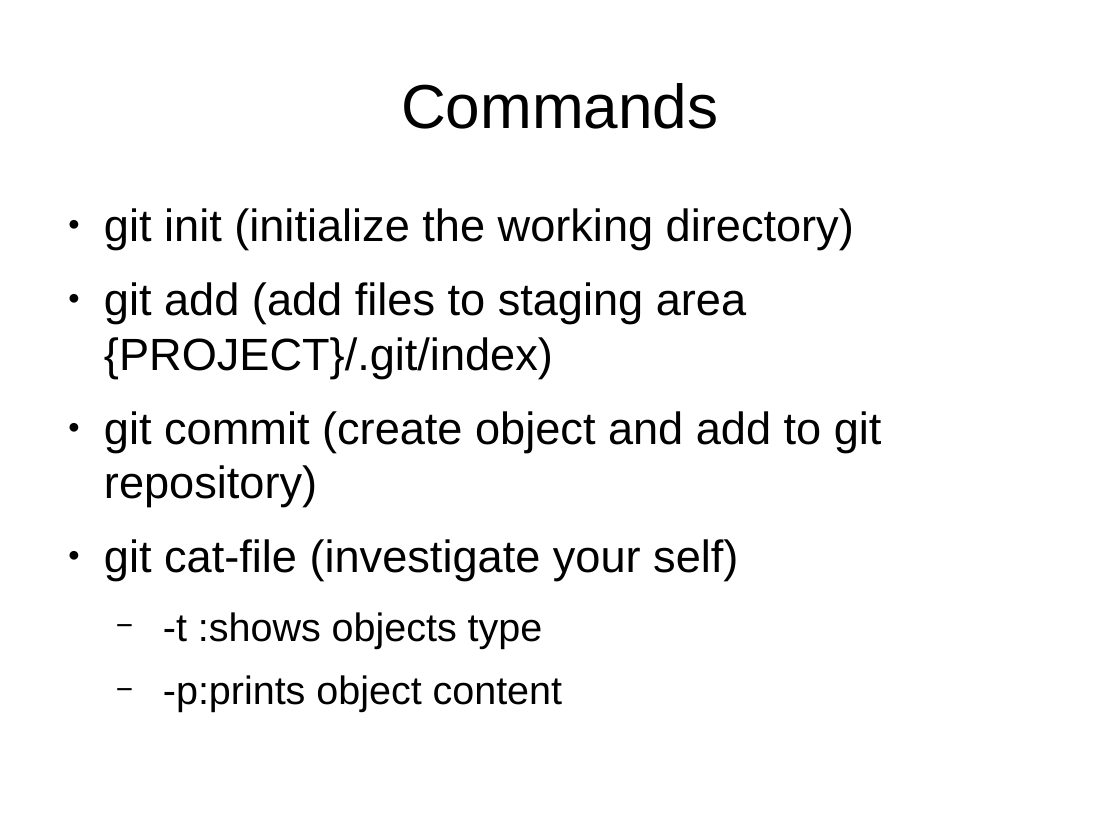
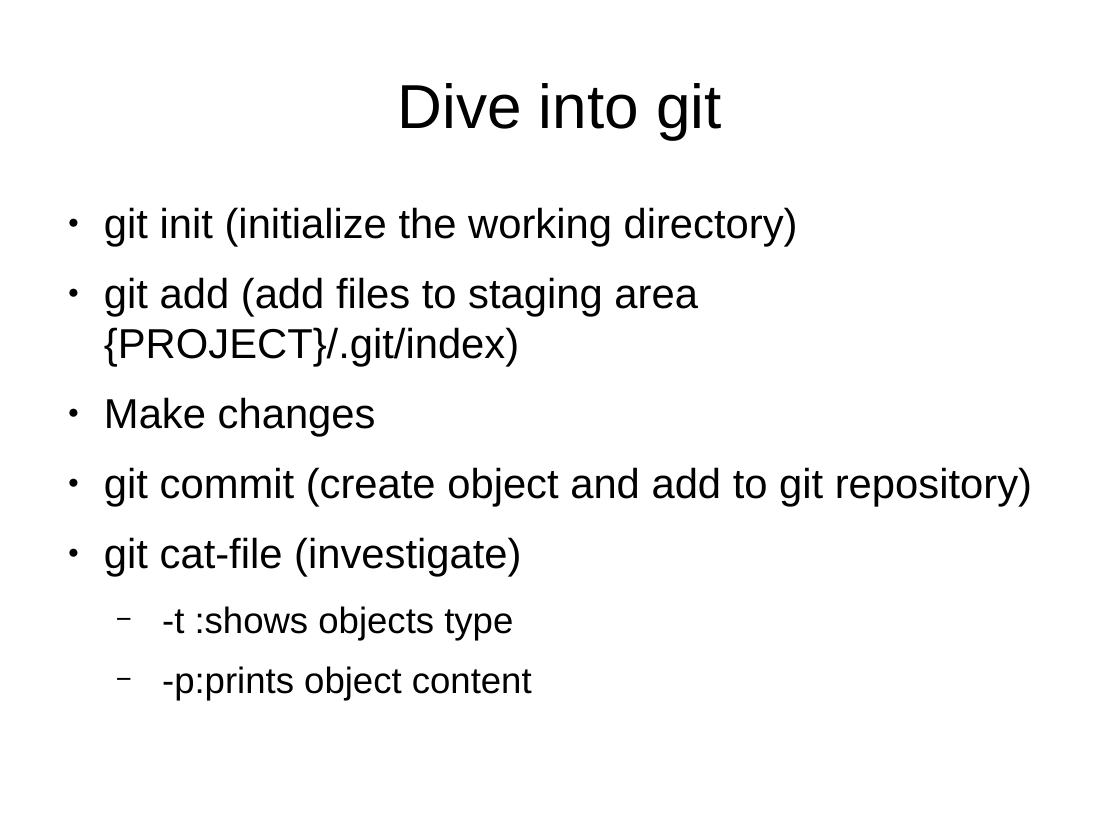
Before and after one commit to aminhjz-old/learngitthehardway, a slide deck: slide 4 of learngitthehardway.odp (slide 14 before the commit). Drawn at 1120x840 pixels with LibreOffice and Linux fonts; fonts in the diff are those of the drawing. Boxes give left, top, right and bottom in pixels: in the first picture for what was removed or moved away, otherwise in the second. Text is boxed around its words. In the diff, an @@ line names an element or a change of style, - is before the commit and + after.

```diff
--- a/learngitthehardway.odp
+++ b/learngitthehardway.odp
@@ title at box(398, 83, 721, 139): text changed @@
-Commands
+Dive into git
@@ text at box(104, 207, 1032, 701): size 32 to 29.6 pt in "git init (initialize the working directory)", "git add (add files to staging area ...", "git commit (create object and add to ..."; size 28 to 25.9 pt in "-t :shows objects type", "-p:prints object content" @@
@@ text at box(104, 397, 376, 437): paragraph added @@
+● Make changes
@@ text at box(104, 537, 521, 577): text changed; size 32 to 29.6 pt @@
-● git cat-file (investigate your self)
+● git cat-file (investigate)
```
Also in this commit, not shown: 4 other slides changed, 3 slides added, 1 other file.
